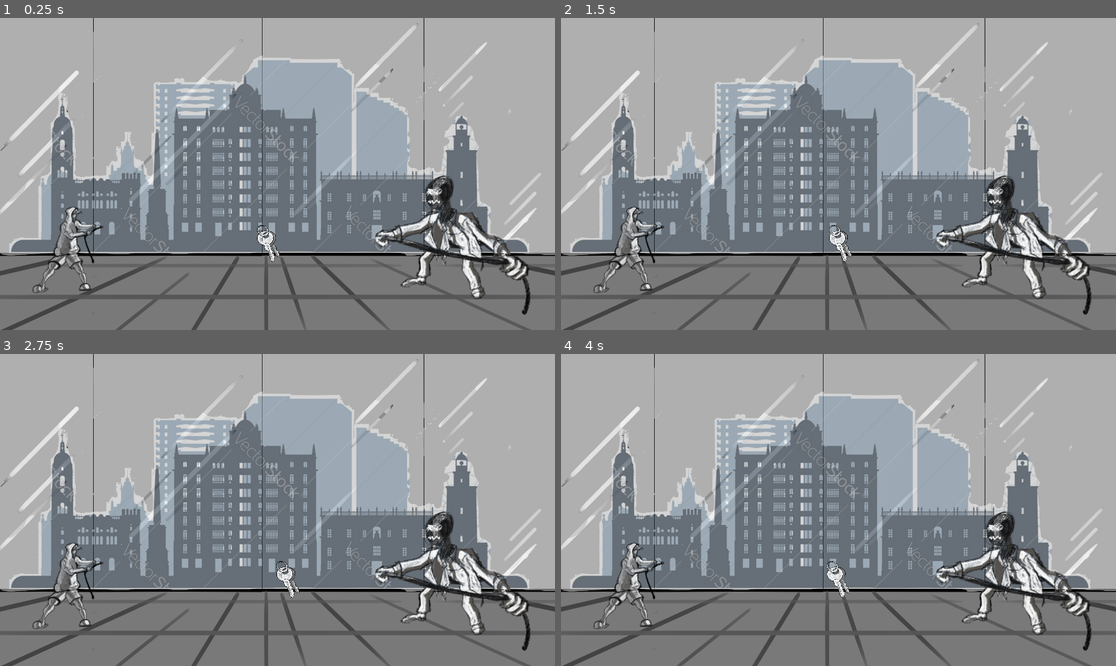
Above: before the commit, frames 1-4 (two rows, left to right).
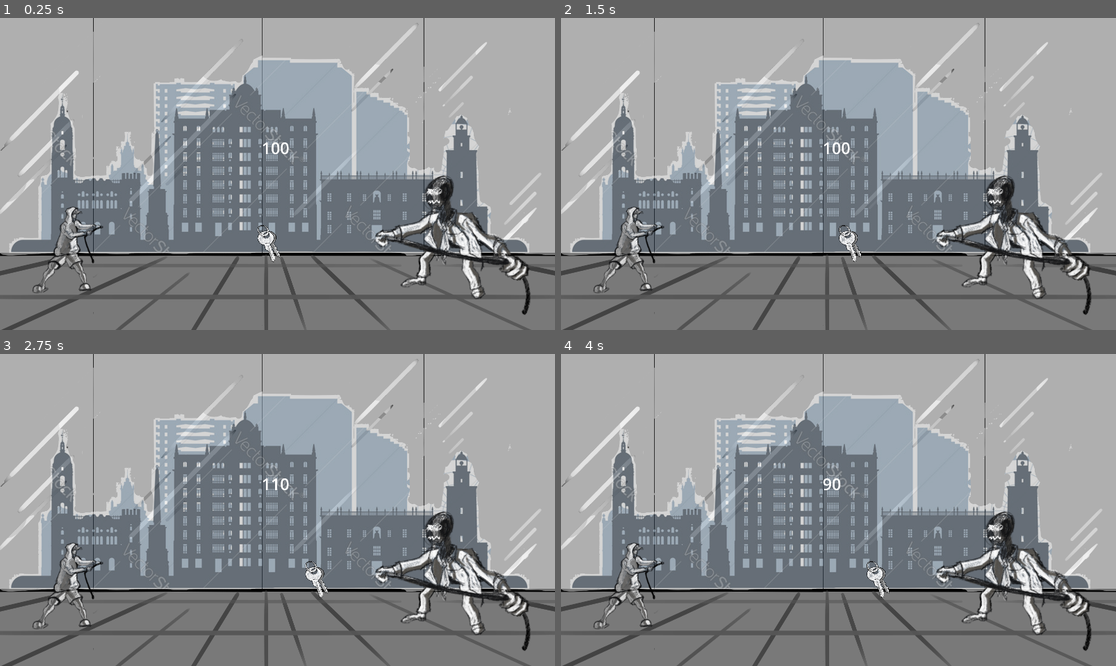
Above: after the commit, the same moments.

Repository: Xiphereal/CivisJam
Game: Godot game, scene res://scenes/main.tscn
The game is run twice, just before and just after one commit, with the same random seed, the same clock (stepped at 60 frames per second) and the same inputs.
Inputs (mouse positions are in pixels of both pictures, inside the frame that each line leads up to):
- Up to frame 1 (0.25 s): no input
- Up to frame 2 (1.5 s): move the mouse to (960, 158) at 0.52 s; click (960, 158) at 0.6 s; move the mouse to (727, 189) at 1.27 s; click (727, 189) at 1.35 s
- Up to frame 3 (2.75 s): move the mouse to (333, 441) at 2.02 s; click (333, 441) at 2.1 s
- Up to frame 4 (4 s): move the mouse to (810, 572) at 2.77 s; click (810, 572) at 2.85 s; move the mouse to (1005, 556) at 3.52 s; click (1005, 556) at 3.6 s

The runs differ from the first frame. In frame 1, 0.2% of the frame differs, in the area x 46-53%, y 39-79%; in frame 2, 0.4%; in frame 3, 0.5%, in the area x 47-60%, y 39-79%; in frame 4, 0.5%.

Commit message:
Added stamina

Diff:
--- a/scenes/key.gd
+++ b/scenes/key.gd
@@ -5,14 +5,22 @@
 
 @export var boss_pull_force_based_on_distance = 0.3
 
+@export var stamina_boost = 20
+@export var stamina_loss_per_click = 10
+
 @onready var did_i_win_or_lose: Label = %DidIWinOrLose
+
+@onready var stamina := 100
 
 const YOULOSE = preload("res://audio/YOULOSE.wav")
 const YOUWIN = preload("res://audio/YOUWIN.wav")
 
 func _process(delta):
+	%Stamina.text=str(stamina)
 	if Input.is_action_just_pressed("pull"):
-		player_pull(player_pull_force)
+		if stamina > 0:
+			player_pull(player_pull_force)
+			stamina -= stamina_loss_per_click
 
 	_boss_constant_pull(delta)
 
@@ -23,12 +31,8 @@
 	position.x -= player_pull_force
 
 func _boss_constant_pull(delta):
-	var boss :Node2D = %Boss
-	var position_after_pull :int = position.lerp(
-		boss.position,
-		boss_pull_force_based_on_distance * delta).x
-
-	position.x = position_after_pull
+	var boss_distance_force = %Boss.position.distance_to(position) * 0.1
+	boss_pull(boss_pull_force * boss_distance_force * delta)
 
 func _on_win(area: Area2D) -> void:
 	did_i_win_or_lose.text = "You win!"
@@ -45,3 +49,7 @@
 func _reach_end_game():
 	player_pull_force = 0
 	boss_pull_force = 0
+
+func _on_stamina_boost_timeout() -> void:
+	if stamina < 100:
+		stamina += stamina_boost
--- a/scenes/main.tscn
+++ b/scenes/main.tscn
@@ -79,6 +79,10 @@
 min_force = 35
 max_force = 60
 
+[node name="StaminaBoost" type="Timer" parent="Boss"]
+wait_time = 0.5
+autostart = true
+
 [node name="Key" type="Node2D" parent="."]
 unique_name_in_owner = true
 position = Vector2(-48, 241)
@@ -126,6 +130,25 @@
 size_flags_horizontal = 4
 label_settings = SubResource("LabelSettings_umco7")
 
+[node name="Stamina" type="Label" parent="CanvasLayer/Control"]
+unique_name_in_owner = true
+layout_mode = 1
+anchors_preset = 8
+anchor_left = 0.5
+anchor_top = 0.5
+anchor_right = 0.5
+anchor_bottom = 0.5
+offset_left = -55.0
+offset_top = -129.0
+offset_right = 41.0
+offset_bottom = -52.0
+grow_horizontal = 2
+grow_vertical = 2
+size_flags_horizontal = 4
+theme_override_font_sizes/font_size = 6
+text = "100"
+label_settings = SubResource("LabelSettings_umco7")
+
 [node name="Music" type="AudioStreamPlayer" parent="."]
 unique_name_in_owner = true
 stream = ExtResource("3_5jvhv")
@@ -137,3 +160,4 @@
 [connection signal="area_entered" from="Player/WinArea" to="Key" method="_on_win"]
 [connection signal="area_entered" from="Boss/DefeatArea" to="Key" method="_on_defeat"]
 [connection signal="timeout" from="Boss/SuddentPull" to="Boss/SuddentPull" method="_on_timeout"]
+[connection signal="timeout" from="Boss/StaminaBoost" to="Key" method="_on_stamina_boost_timeout"]
